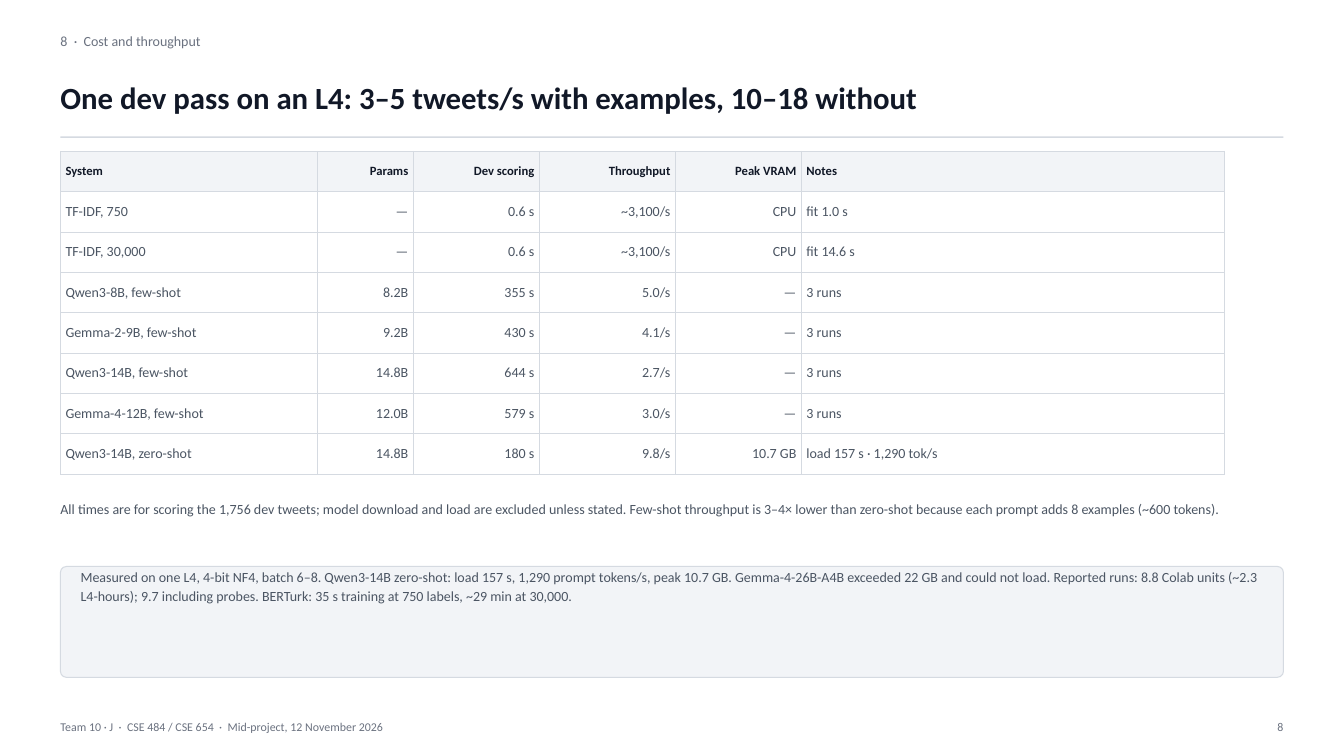
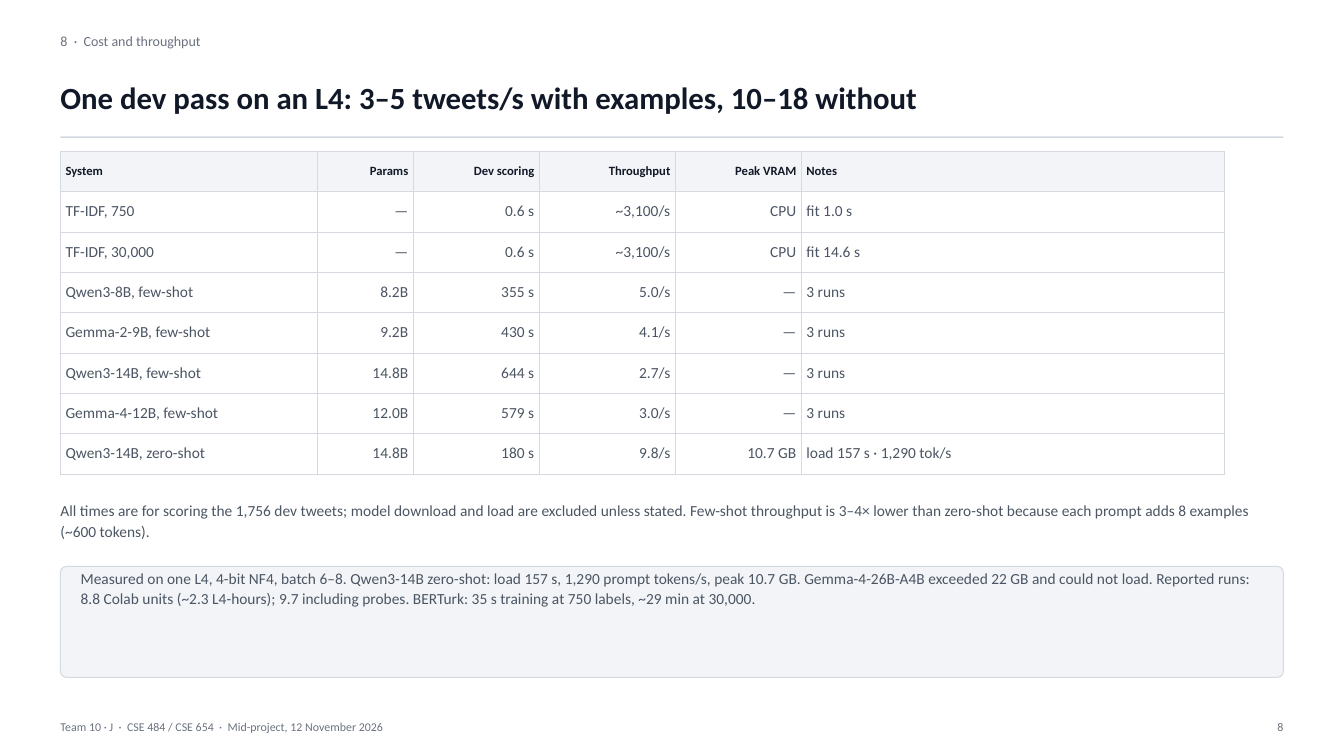
Before and after one commit to VesileHann/offenseval-tr-midproject, a slide deck: slide 8 of paper/Team10_MidProject.pptx. Drawn at 1344x756 pixels with LibreOffice and Linux fonts; fonts in the diff are those of the drawing. Boxes give left, top, right and bottom in pixels: in the first picture for what was removed or moved away, otherwise in the second. Text is boxed around its words. In the diff, an @@ line names an element or a change of style, - is before the commit and + after.

```diff
--- a/paper/Team10_MidProject.pptx
+++ b/paper/Team10_MidProject.pptx
@@ table at (x1=60, y1=151, x2=1225, y2=464) @@
@@ size 10 to 11 pt in "TF-IDF, 750", "—", "0.6 s", "~3,100/s" and 38 more places @@
@@ text "All times are for scoring ..." at (x1=60, y1=505, x2=1249, y2=539): size 10 to 11 pt @@
@@ text "Measured on one L4, 4-bit ..." at (x1=81, y1=573, x2=1250, y2=607): size 10 to 11 pt @@
```
Also in this commit, not shown: 8 other slides changed, 1 other file.
